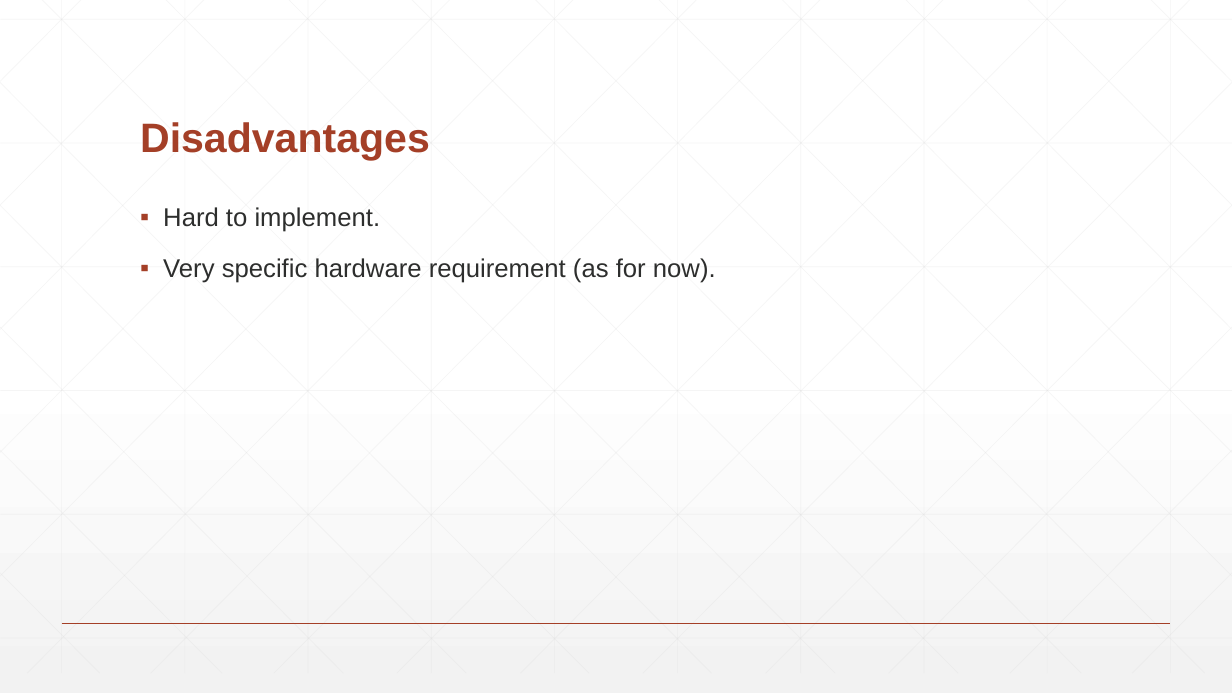
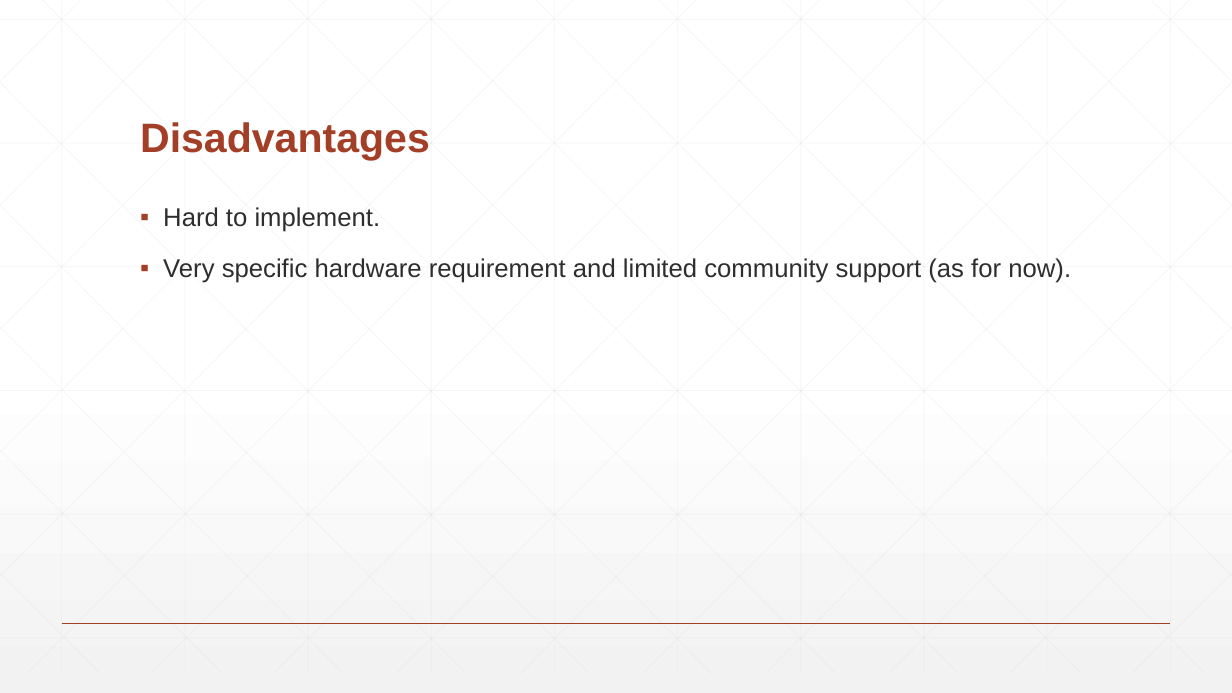
Before and after one commit to srtulon/srtulon_5704project, a slide deck: slide 15 of Slide_Presentation.pptx. Drawn at 1232x693 pixels with LibreOffice and Linux fonts; fonts in the diff are those of the drawing. Boxes give left, top, right and bottom in pixels: in the first picture for what was removed or moved away, otherwise in the second. Text is boxed around its words. In the diff, an @@ line names an element or a change of style, - is before the commit and + after.

```diff
--- a/Slide_Presentation.pptx
+++ b/Slide_Presentation.pptx
@@ text at (x1=163, y1=258, x2=1071, y2=283): text changed @@
-▪ Very specific hardware requirement (as for now).
+▪ Very specific hardware requirement and limited community support (as for now).
```
Also in this commit, not shown: 4 other slides changed.
